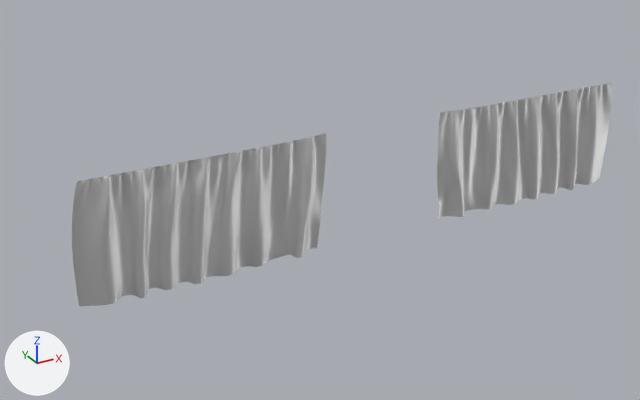
Renders of the FBX model Assets/Art/Environment/Curtains.fbx from each side of a commit.
Rendered twice from a 50 mm lens placed at (-23.9, -41.8, 21.3), pointed at (-3.3, -4.4, 2.6). Lighting does not change. The marker at lower left points along +X, +Y and +Z. Where no turn or scale is listed for an object, it has been applied to the vertices.

The older version as bpy lines, for what is in view:
```python
me_scene_scene_curtainback_001 = bpy.data.meshes.new('Scene Scene Curtainback.001')
me_scene_scene_curtainback_001.from_pydata(...)  # 20200 vertices, 19800 faces; spans x -16.5..16.5, y -5.7..-5.0, z 0.2..6.7
me_scene_scene_curtainback_001.materials.append(mat_backcurtain)  # white #e7e7e7
ob_curtains = bpy.data.objects.new('Curtains', me_scene_scene_curtainback_001)
ob_curtains.location = (0.0, 0.0, -0.04)
```
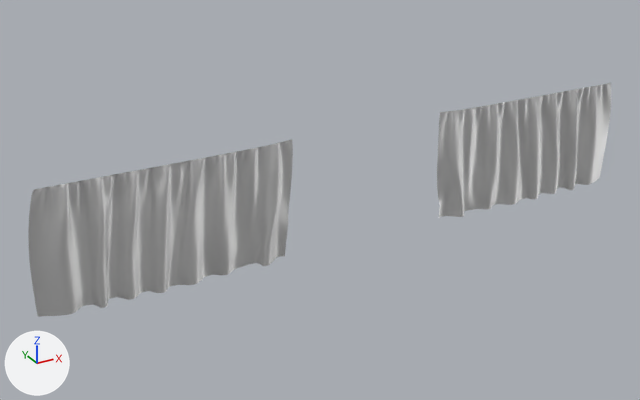
The newer file is also turned or shifted as a whole; pictures and numbers use the older file's frame.

The change in detail:
me_scene_scene_curtainback_001 has 20200 vertices, 19800 faces and spans x -16.5..16.5, y -5.7..-5.0, z 0.2..6.7.
me_scene_scene_curtainback_001 is used by ob_curtains; location (0.0, 0.0, -0.04).
me_scene_scene_curtainback_001 part 1: the loose piece of 10100 vertices spanning x -16.5..-3.5, y -5.7..-5.0, z 0.2..6.7 is moved by (-1.9, 0.0, 0.0).

Changed parts and their boxes (x1, y1, x2, y2) in the pictures (640 x 400 px; the box of a moved part takes in the faces that stretch with it):
'Curtains', reshaped (8% wider): before (72, 83, 611, 306); after (28, 83, 611, 317)
part 1 of me_scene_scene_curtainback_001, moved or reshaped: before (72, 133, 326, 306); after (28, 139, 293, 317)
